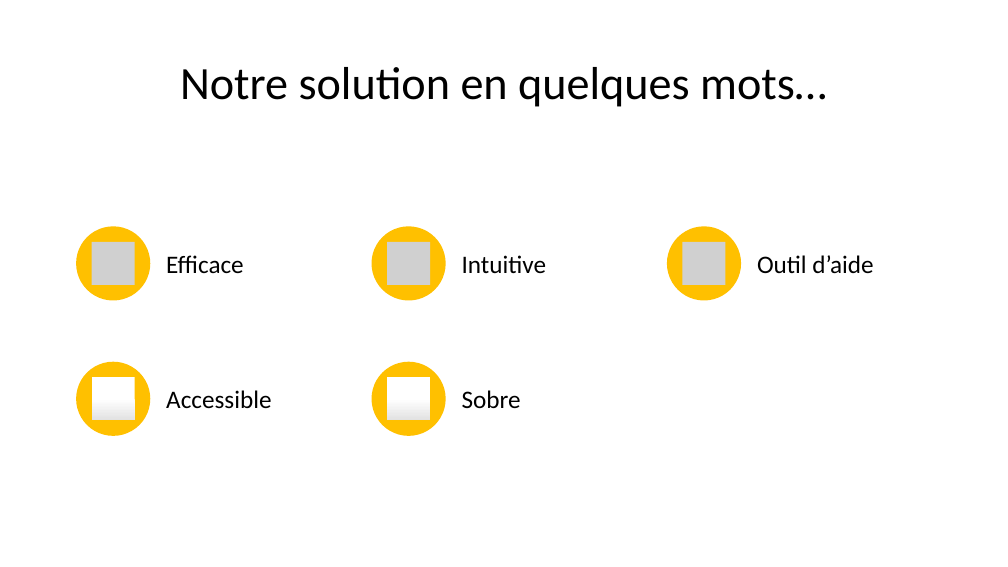
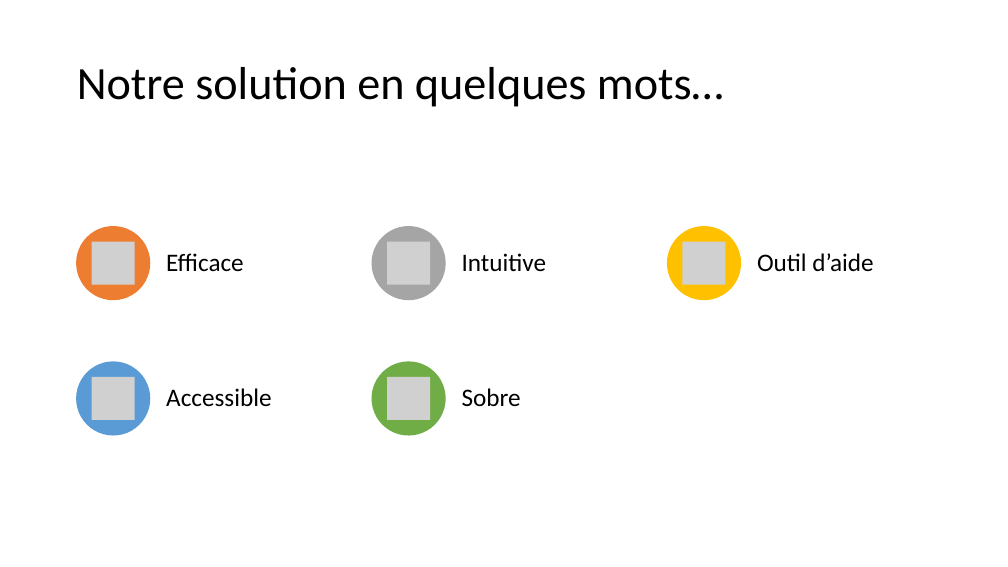
Before and after one commit to jeanlrnt/Projet_PILAF, a slide deck: slide 5 of Presentation_03_06_2020.pptx. Drawn at 1008x567 pixels with LibreOffice and Linux fonts; fonts in the diff are those of the drawing; grey boxes stand for pictures. Boxes give left, top, right and bottom in pixels: in the first picture for what was removed or moved away, otherwise in the second. Text is boxed around its words. In the diff, an @@ line names an element or a change of style, - is before the commit and + after.

Commit message:
Ajout PPTX

```diff
--- a/Presentation_03_06_2020.pptx
+++ b/Presentation_03_06_2020.pptx
@@ title "Notre solution en quelques mots…" at [77, 67, 724, 107]: alignment centre to left @@
@@ ellipse at [76, 226, 150, 300]: fill #FFC000 to #ED7D31 @@
@@ ellipse at [371, 226, 445, 300]: fill #FFC000 to #A5A5A5 @@
@@ ellipse at [76, 361, 150, 436]: fill #FFC000 to #5B9BD5 @@
@@ rectangle removed at [91, 377, 135, 420] @@
@@ picture added at [91, 377, 135, 420] @@
@@ ellipse at [371, 361, 445, 436]: fill #FFC000 to #70AD47 @@
@@ rectangle removed at [387, 377, 430, 420] @@
@@ picture added at [387, 377, 430, 420] @@
@@ 5 texts: place and size @@
-5 texts at [166, 226, 932, 436]
+5 texts at [166, 253, 873, 407]
@@ line spacing 1 to 0.9 in 5 elements at [166, 253, 244, 271], [462, 253, 546, 271], [757, 253, 873, 272], [166, 388, 271, 407], [462, 388, 521, 406] @@
```
